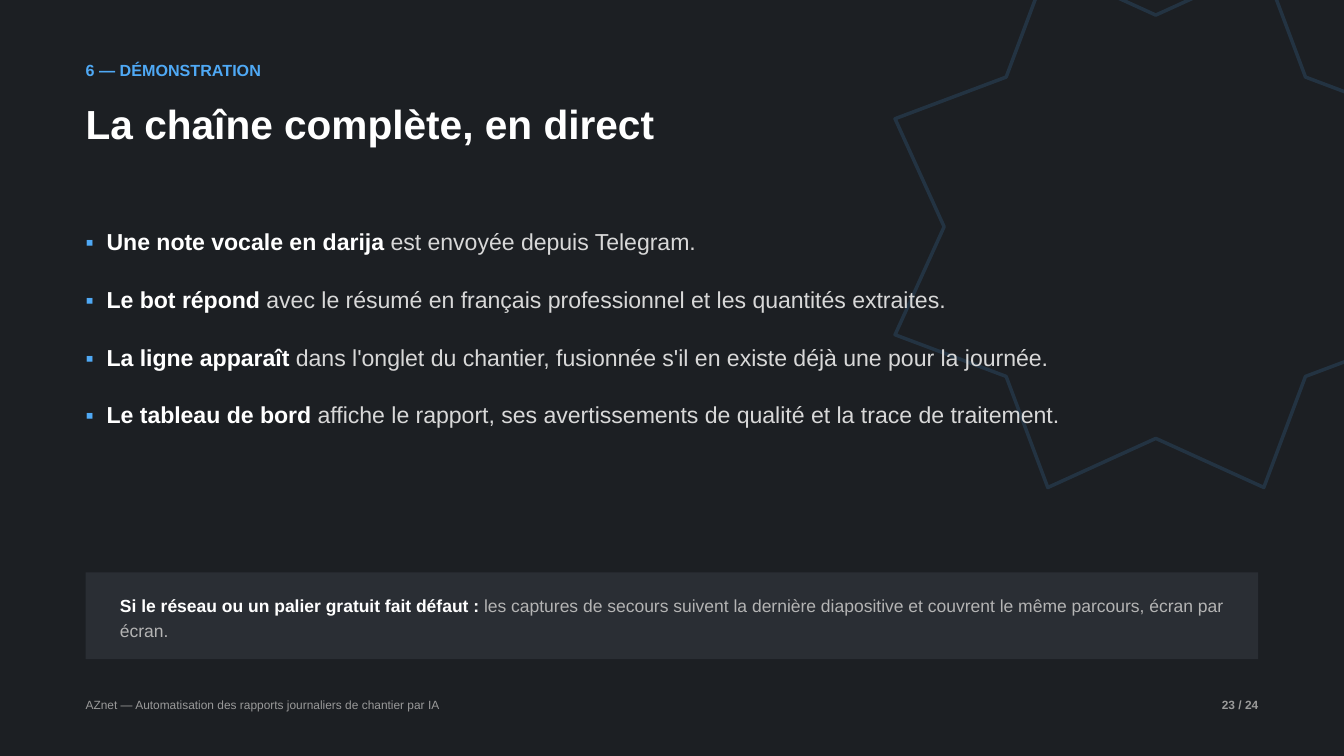
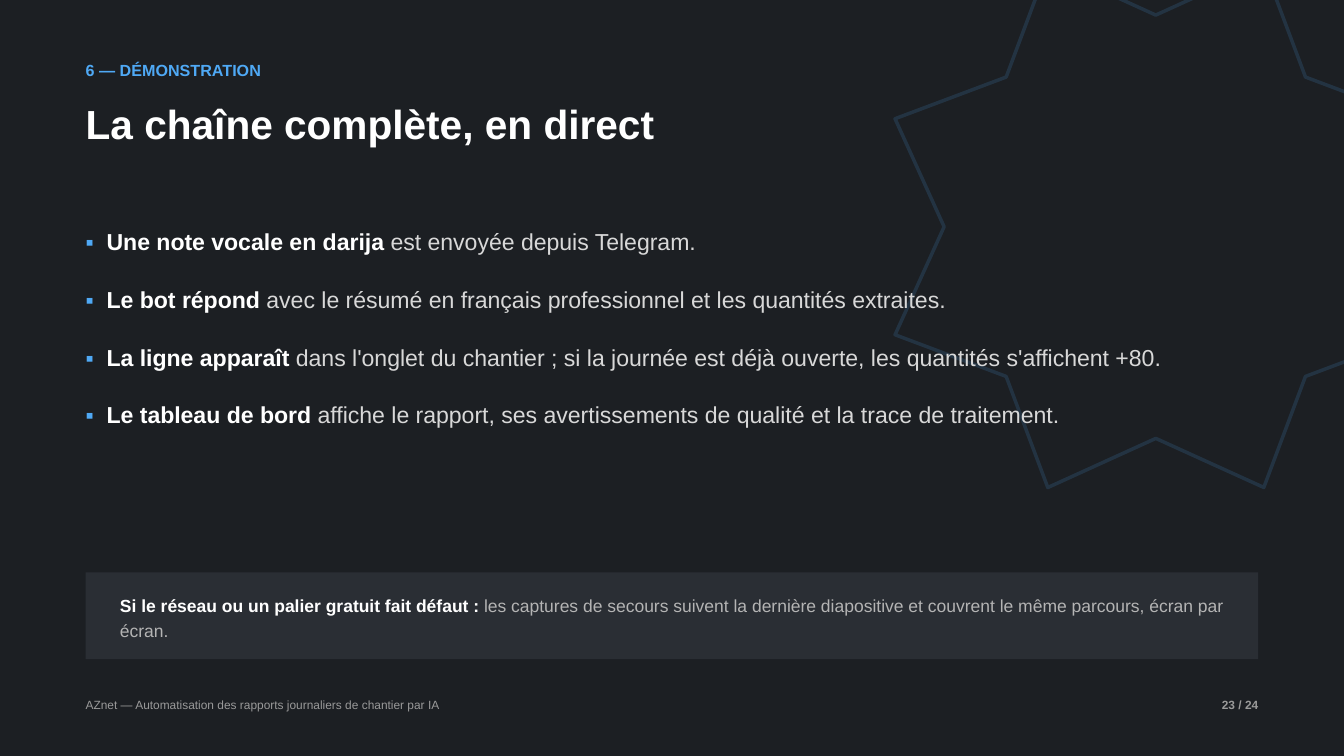
Before and after one commit to yassine808/PFE-aznet, a slide deck: slide 23 of Pres+report/Soutenance-PFE.pptx. Drawn at 1344x756 pixels with LibreOffice and Linux fonts; fonts in the diff are those of the drawing. Boxes give left, top, right and bottom in pixels: in the first picture for what was removed or moved away, otherwise in the second. Text is boxed around its words. In the diff, an @@ line names an element or a change of style, - is before the commit and + after.

```diff
--- a/Pres+report/Soutenance-PFE.pptx
+++ b/Pres+report/Soutenance-PFE.pptx
@@ text at (107,348,1160,371): text changed @@
-▪ La ligne apparaît dans l'onglet du chantier, fusionnée s'il en existe déjà une pour la journée.
+▪ La ligne apparaît dans l'onglet du chantier ; si la journée est déjà ouverte, les quantités s'affichent +80.
```
Also in this commit, not shown: 4 other slides changed, 6 other files.
